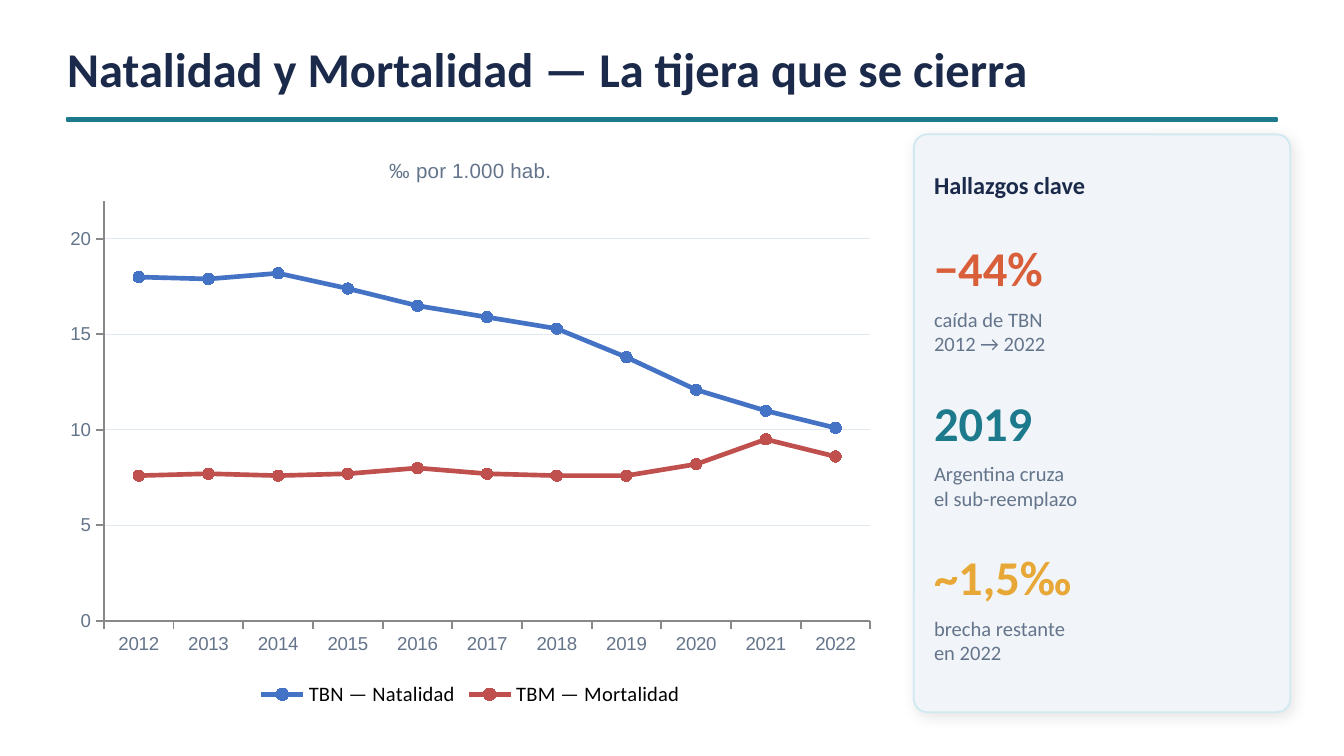
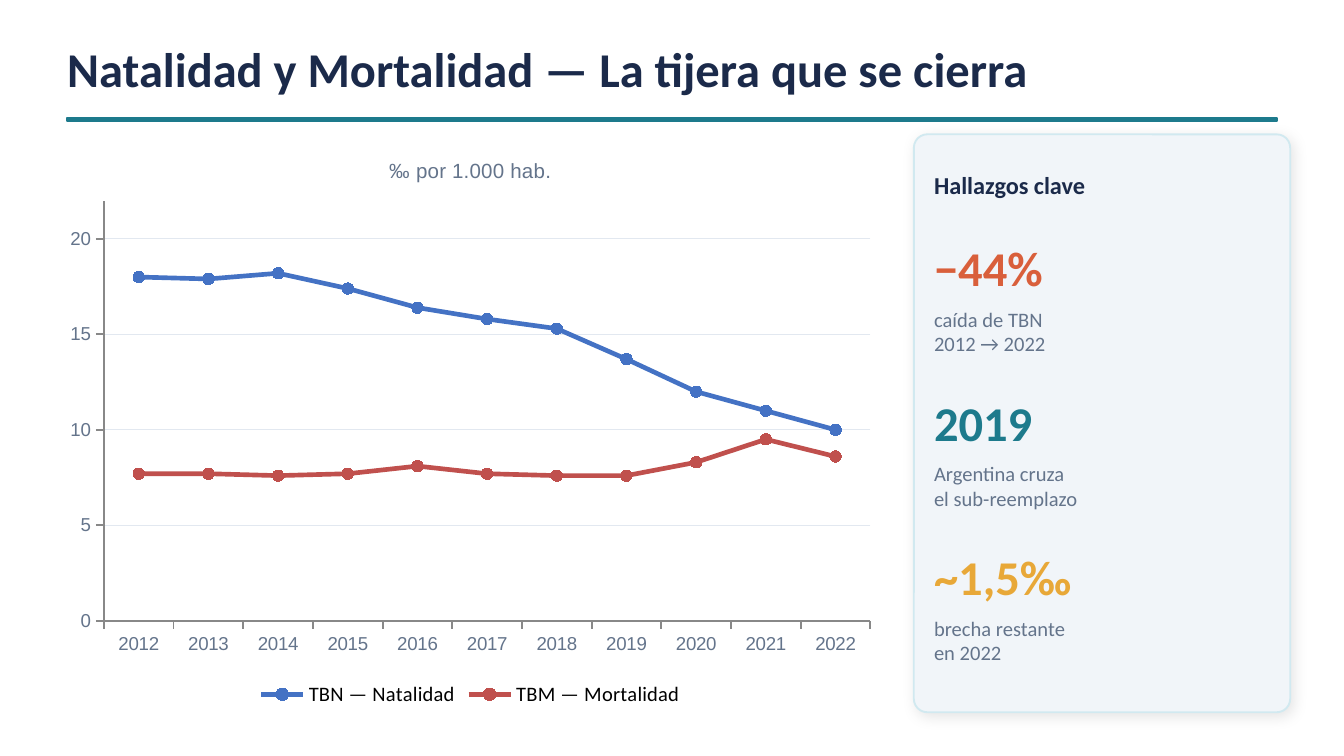
Before and after one commit to matias258/Analisis-sobre-Dinamicas-Demograficas-Argentinas-Mediante-UDE, a slide deck: slide 4 of UDE_Argentina_2050.pptx. Drawn at 1344x756 pixels with LibreOffice and Linux fonts; fonts in the diff are those of the drawing. Boxes give left, top, right and bottom in pixels: in the first picture for what was removed or moved away, otherwise in the second. Text is boxed around its words. In the diff, an @@ line names an element or a change of style, - is before the commit and + after.

```diff
--- a/UDE_Argentina_2050.pptx
+++ b/UDE_Argentina_2050.pptx
@@ line chart at [54,134,887,712] @@
-TBN — Natalidad: 18, 17.9, 18.2, 17.4, 16.5, 15.9, 15.3, 13.8, 12.1, 11, 10.1
+TBN — Natalidad: 18, 17.9, 18.2, 17.4, 16.4, 15.8, 15.3, 13.7, 12, 11, 10
@@ TBM — Mortalidad, 2012: 7.6 to 7.7 @@
@@ TBM — Mortalidad, 2016: 8 to 8.1 @@
@@ TBM — Mortalidad, 2020: 8.2 to 8.3 @@
```
Also in this commit, not shown: 4 other slides changed, 1 slide removed, 1 other file.
